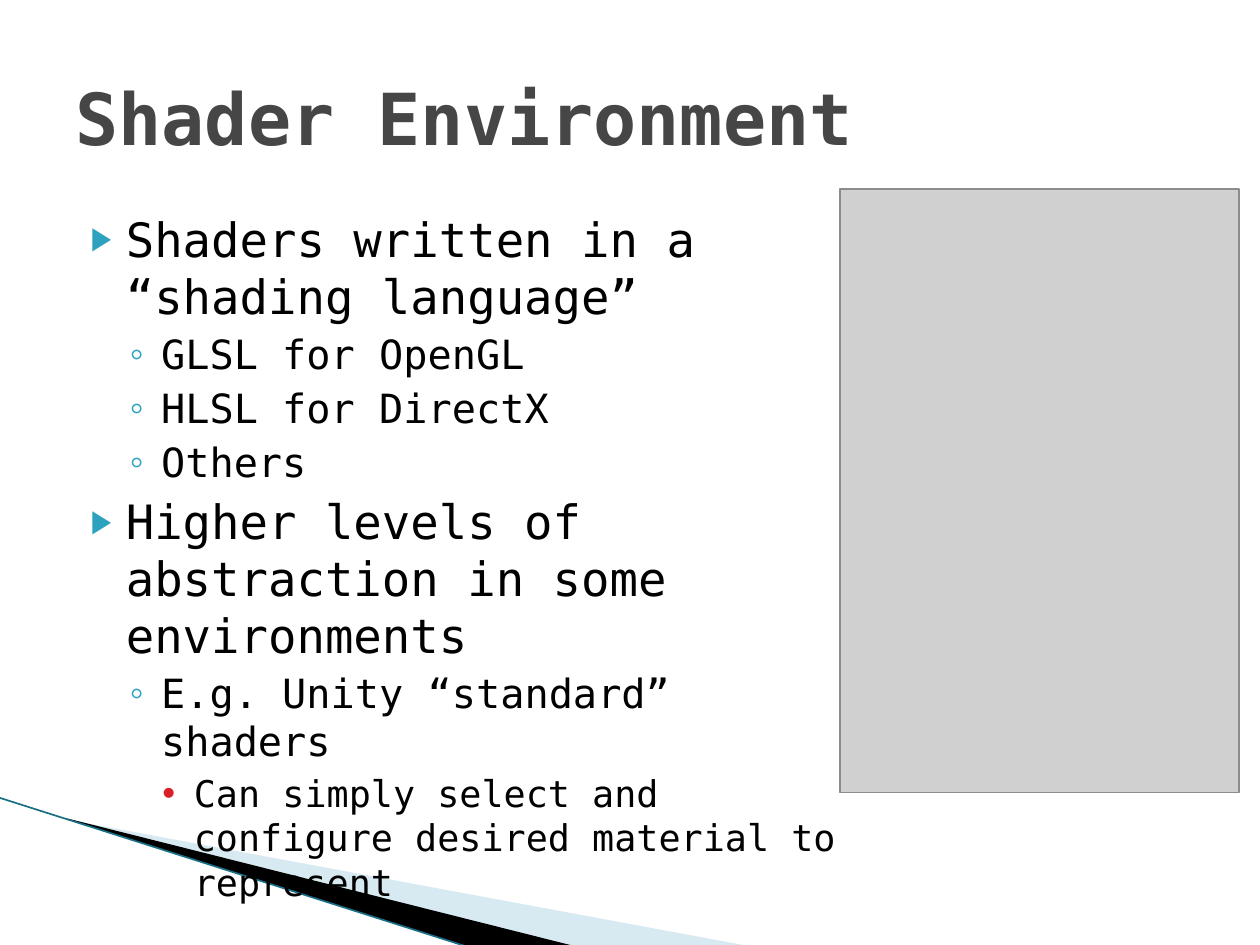
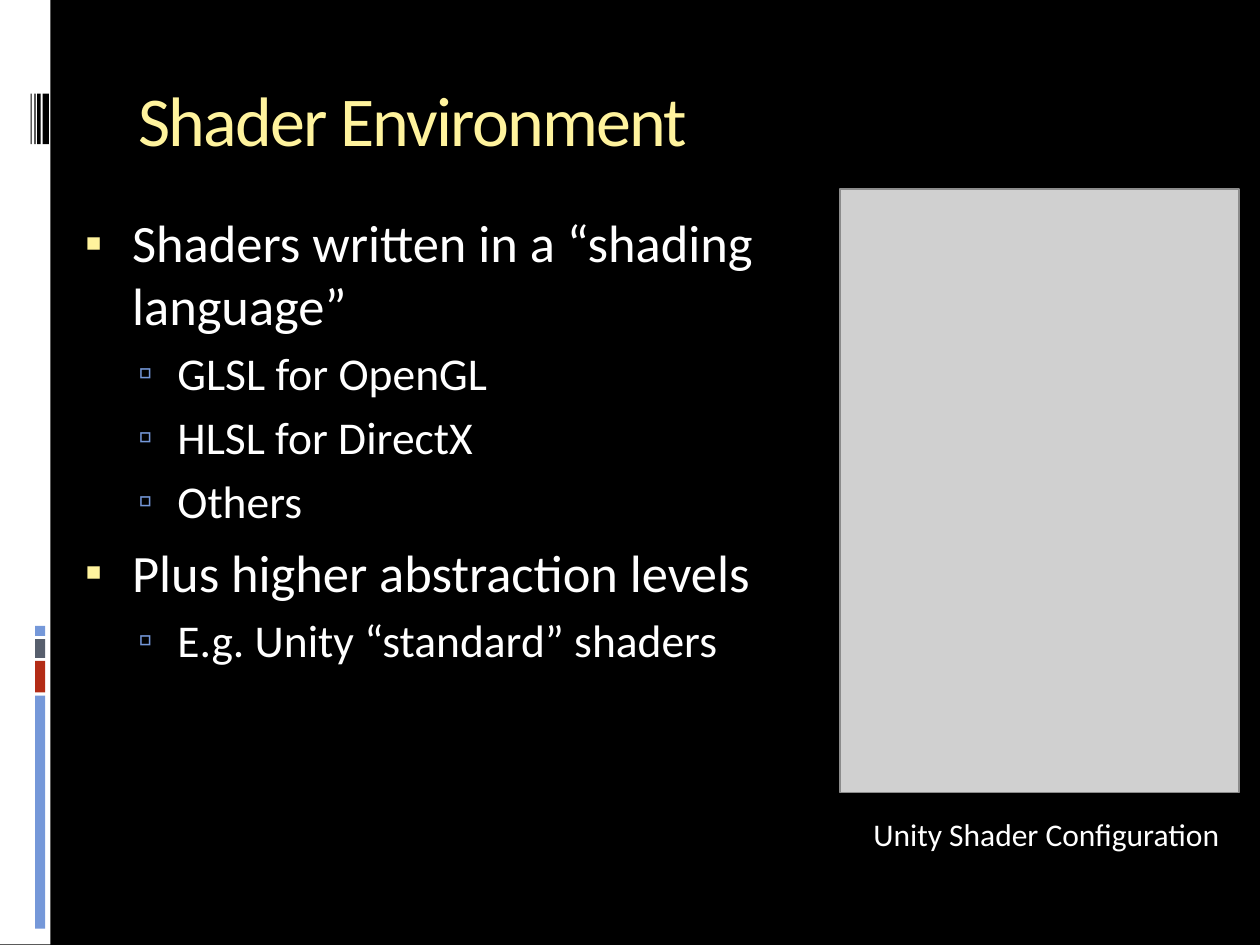
Before and after one commit to stanman8264/cg2f2017cs, a slide deck: slide 11 of CG2F2017CS_Presentation.pptx (slide 9 before the commit). Drawn at 1260x945 pixels with LibreOffice and Linux fonts; fonts in the diff are those of the drawing; grey boxes stand for pictures; background and template pictures are left out. Boxes give left, top, right and bottom in pixels: in the first picture for what was removed or moved away, otherwise in the second. Text is boxed around its words. In the diff, an @@ line names an element or a change of style, - is before the commit and + after.

```diff
--- a/CG2F2017CS_Presentation.pptx
+++ b/CG2F2017CS_Presentation.pptx
@@ background #FFFFFF to #000000 @@
@@ rectangle added at [0,0,50,945], fill #FFFFFF @@
@@ title "Shader Environment": place and size @@
-title "Shader Environment" at [75,87,853,146]
+title "Shader Environment" at [138,97,687,147]
@@ title "Shader Environment" at [138,97,687,147]: size 41 to 40 pt, font DejaVu Sans Mono to Calibri, text colour #464646 to #FFF39D, letter spacing 0 to -1 pt, bold off; vertical alignment middle to top @@
@@ rectangle added at [30,93,32,144], fill #000000 @@
@@ rectangle added at [34,93,35,144], fill #000000 @@
@@ rectangle added at [37,93,40,144], fill #000000 @@
@@ rectangle added at [43,93,49,144], fill #000000 @@
@@ text at [132,224,753,665]: size 27 to 30 pt in "Shaders written in a “shading language”"; font DejaVu Sans Mono to Calibri, text colour #000000 to #FFFFFF in "Shaders written in a “shading language”", "GLSL for OpenGL", "HLSL for DirectX", "Others" and 1 more places; size 23 to 26 pt in "GLSL for OpenGL", "HLSL for DirectX", "Others", "E.g. Unity “standard” shaders"; bullet ▶ to ▪; more space between paragraphs; bullet colour #2DA2BF to #FFF39D; bullet ◦ to ▫; bullet colour #2DA2BF to #7598D9 @@
@@ text at [132,555,750,601]: text changed; size 27 to 30 pt; font DejaVu Sans Mono to Calibri; text colour #000000 to #FFFFFF @@
-▶ Higher levels of abstraction in some environments
+▪ Plus higher abstraction levels
@@ rectangle added at [35,626,45,636], fill #7598D9 @@
@@ rectangle added at [35,639,45,658], fill #575F6D @@
@@ rectangle added at [35,662,45,693], fill #B32C16 @@
@@ rectangle added at [35,696,45,929], fill #7598D9 @@
@@ text at [194,779,835,904]: paragraph removed @@
-    • Can simply select and configure desired material to represent
@@ line removed from (0, 798) to (467, 945) @@
@@ freeform shape removed at [67,818,576,945] @@
@@ freeform shape removed at [69,819,750,945] @@
@@ text added at [873,824,1220,852], 18 pt, text #FFFFFF @@
+Unity Shader Configuration
```
Also in this commit, not shown: 22 other slides changed, 5 slides added.
